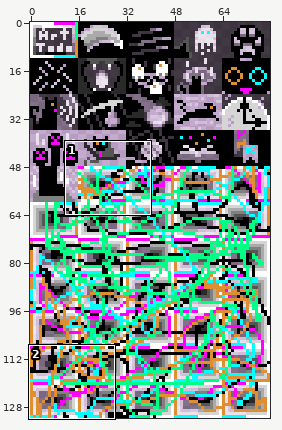
File history of a sprite sheet, src/c.png. Above: a wide view before the commit, with the close-up outlined.
Close-up. Before the edit:
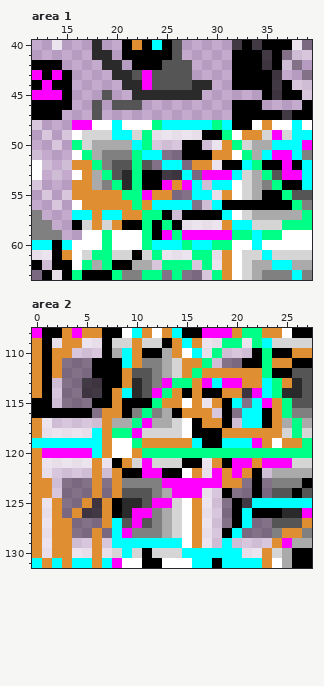
The file is 80x132 pixels. Shown: area 1: x 12..39, y 40..63; area 2: x 0..27, y 108..131.
After:
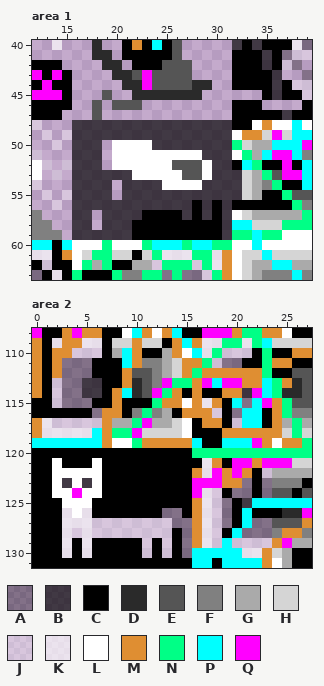
Palette (. is transparent): A #00000055  B #000000aa  C #000000  D #2a2a2a  E #555555  F #808080  G #aaaaaa  H #d5d5d5  J #ffffff55  K #ffffffaa  L #ffffff  M #df8e32  N #00ff86  P #00ffff  Q #ff00ff
The edit:
Area 1:
y 48: x 16..31 QQLLPLLLNPPPPPNP -> BBBBBBBBBBBBBBBB
y 49: x 16..31 LHHHPPHNKKKKKCCN -> BBBBBBBBBBBBBBBB
y 50: x 16..31 NHGGGGPNJJJCCJKM -> BBB.LLLLBBBBBBBB
y 51: x 16..31 LNGFFFNPPAACCCMM -> BBB.LLLLLLLLLBBB
y 52: x 16..31 MMNFEENEAPPAMMKC -> BBB.LLLLLLEEELBB
y 53: x 16..32 LMGNEDNCCBBPAQQQP -> BBBBBBLLLLLEELBBB
y 54: x 16..32 MMGFNDNCCQMQPJPPL -> BBBB.BBBBLLLLBBBB
y 55: x 16..32 MMMMMNNQMMAAPPKML -> BBBB.BBBBBBBBBBBB
y 56: x 16..31 LMMMMMNMPPPPAJPC -> BBBBBBBBBBBBCBCB
y 57: x 16..24 PPMPPMMNN -> BB.BBBBCC; x 26..27 JC -> CB; x 29 C -> B; x 31 P -> B
y 58: x 16..21 CHMHMC -> BB.BBB; x 23 N -> C; x 25 N -> C; x 27..31 KKKKM -> CCCCB
y 59: x 16..23 .LLNLLLN -> BBBBBBCC; x 25..31 QNQQQQQ -> CCCCCCB
Area 2:
y 120: x 0..15 MQQQQQPMLLMNNNNN -> CCCCCCCCCCCCCCCC
y 121: x 0..7 MKKKKKMK -> CCLCCCLC; x 9..14 MHQHHH -> CCCCCC
y 122: x 0..8 MKJJJJMJM -> CCLLLLLCC; x 11..12 QQ -> CC; x 15 L -> C
y 123: x 0..15 MMJAAAMAMFFFFQQQ -> CCLBLBLCCCCCCCCC
y 124: x 0..15 MMJAAAMAMEEEFGQQ -> CCLLQLLCCCCCCCCC
y 125: x 0..7 MKMAAMBM -> CCCLLLCC; x 9..15 DDEQQHL -> CCCCCCC
y 126: x 0..7 MKMAMBBM -> CCCKLKCC; x 9..15 DQQFGHL -> CCCCAAC
y 127: x 0..15 MKMMAAAMPEQEFGHL -> CCCKKKJJJJJJJJAA
y 128: x 0..15 MKMMAAMAPQFFFGHL -> CCCKJKJJJJJJJJCA
y 129: x 0..15 MKMMJJMJPPPPPPPL -> CCCKCKCCCCCJCJCA
y 130: x 0..4 MKMMK -> CCCKC; x 6..15 MKHPHCHHHP -> CCCCCJCJCA
y 131: x 0..10 PMPMPPMPQLL -> CCCCCCCCCCC; x 13..15 LLL -> CCC
